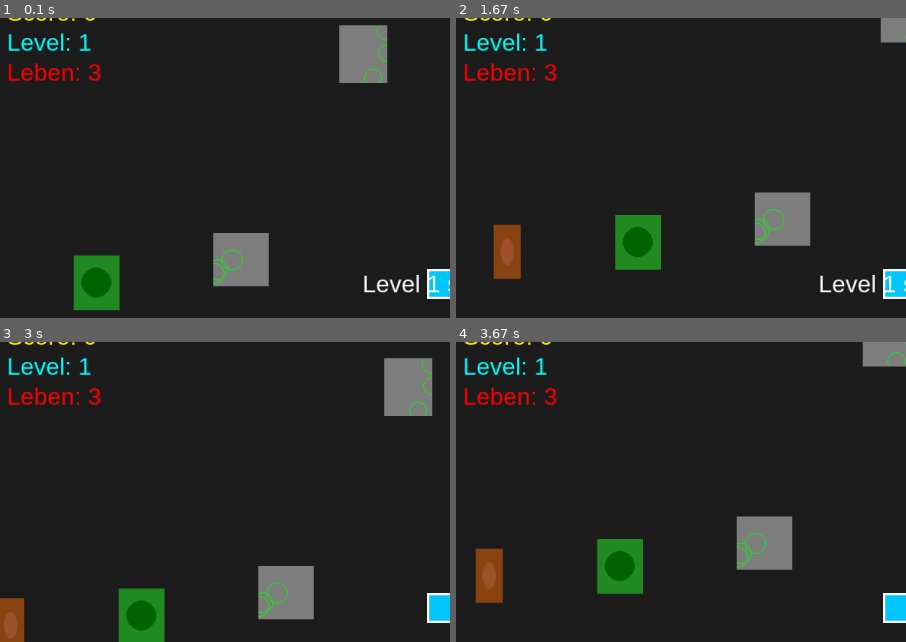
Above: before the commit, frames 1-4 (two rows, left to right).
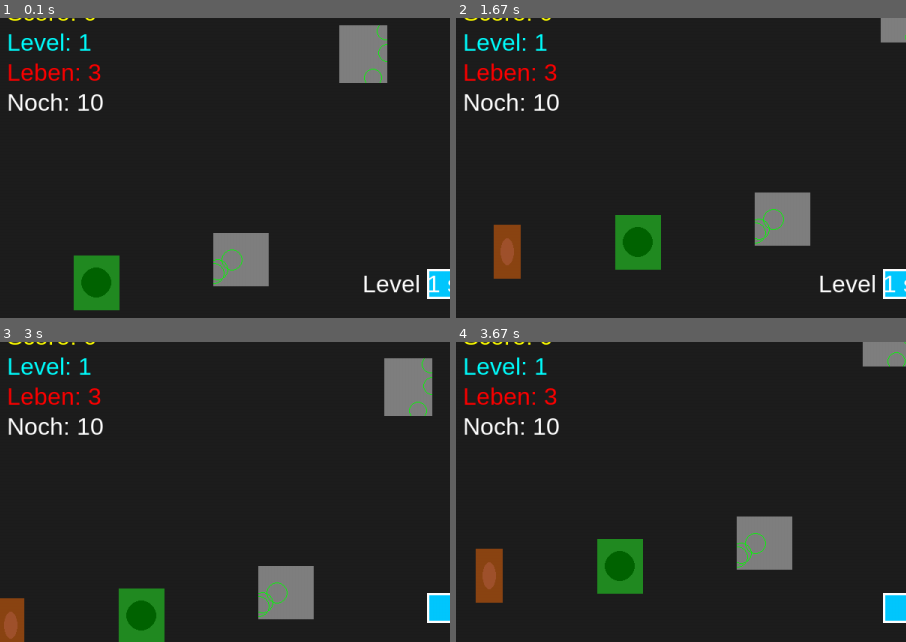
Above: after the commit, the same moments.

Repository: xXN1CG4M3RXx/TD-Pygame
Game: pygame game, started from td_game.py
Two runs of this game, one before a commit and one after it. Both use one fixed random seed, a clock stepped at 60 frames per second and the inputs below.
Inputs (mouse positions are % of the whole screen's width and height, from its top left):
- Up to frame 1 (0.1 s): no input
- Up to frame 2 (1.67 s): click "Level: 1" at 0.38 s; hold A 0.67-1.2 s; move the mouse to (48, 62) at 0.7 s; hold S 1.23-1.53 s; hold A from 1.57 s (still down)
- Up to frame 3 (3 s): release A at 1.97 s; hold W 2-2.37 s; hold D from 2.4 s (still down)
- Up to frame 4 (3.67 s): release D at 3.03 s; hold S 3.07-3.43 s; hold A from 3.47 s (still down)
The pictures show only the part of the screen within x 1-51%, y 6-56%; the shares and areas given below are measured in that part.

The runs differ from the first frame. In frame 1, 0.5% of the frame differs, in the area x 1-23%, y 25-31%; in frame 2, 0.5%; in frame 3, 0.5%; in frame 4, 0.5%.

Commit message:
death screen

Diff:
--- a/td_game.py
+++ b/td_game.py
@@ -7,7 +7,7 @@
 PLAYER_SIZE = 40
 ENEMY_SIZE = 40
 PLAYER_SPEED = 3
-ENEMY_SPEED = 2
+ENEMY_SPEED = PLAYER_SPEED
 BULLET_SPEED = 12
 FPS = 60
 NUM_OBSTACLES = 120
@@ -48,11 +48,11 @@
 		if fast:
 			self.image.fill((255, 140, 0))  # Orange für schnellen Gegner
 			pygame.draw.rect(self.image, (0,0,0), self.image.get_rect(), 3)
-			self.speed = ENEMY_SPEED * 1.4
+			self.speed = PLAYER_SPEED * 1.25
 		else:
 			self.image.fill((200, 50, 50))
 			pygame.draw.rect(self.image, (0,0,0), self.image.get_rect(), 3)
-			self.speed = ENEMY_SPEED
+			self.speed = PLAYER_SPEED
 		self.rect = self.image.get_rect(center=(x, y))
 		self.pos = pygame.Vector2(x, y)
 
@@ -107,15 +107,17 @@
 enemies = pygame.sprite.Group()
 bullets = pygame.sprite.Group()
 
+
 # --- Highscore, Level, Leben ---
 score = 0
 level = 1
-level_time = [20, 30, 40, 50, 60]  # Sekunden pro Level
-level_start_ticks = pygame.time.get_ticks()
+level_targets = [10, 20, 30, 40, 50]  # Gegner pro Level
+level_kills = 0
 level_show_ticks = pygame.time.get_ticks()
 show_level = True
 show_level_duration = 2000  # ms
 lives = 3
+level_spawned = 0
 
 
 # --- Gegner-Spawning ---
@@ -132,100 +134,151 @@
 	offset_y = max(0, min(MAP_HEIGHT-HEIGHT, offset_y))
 	return pygame.Vector2(offset_x, offset_y)
 
-# --- Hauptloop ---
+
+
+# --- Game-Over-Logik ---
+def reset_game():
+	global score, level, level_kills, level_spawned, lives, enemies, bullets, player, show_level, level_show_ticks
+	score = 0
+	level = 1
+	level_kills = 0
+	level_spawned = 0
+	lives = 3
+	enemies.empty()
+	bullets.empty()
+	player = Player(MAP_WIDTH//2, MAP_HEIGHT//2)
+	show_level = True
+	level_show_ticks = pygame.time.get_ticks()
+
+def draw_button(rect, text):
+	pygame.draw.rect(screen, (80,80,80), rect)
+	pygame.draw.rect(screen, (255,255,255), rect, 3)
+	txt = FONT.render(text, True, (255,255,255))
+	txt_rect = txt.get_rect(center=rect.center)
+	screen.blit(txt, txt_rect)
+
 running = True
+game_over = False
 while running:
 	clock.tick(FPS)
 	now = pygame.time.get_ticks()
 	seconds_since_start = (now - game_start_time) / 1000
-	seconds_in_level = (now - level_start_ticks) / 1000
 
 	for event in pygame.event.get():
 		if event.type == pygame.QUIT:
 			running = False
-		if event.type == pygame.MOUSEBUTTONDOWN and event.button == 1:
-			mx, my = pygame.mouse.get_pos()
-			cam_offset = get_camera_offset(player)
-			target = pygame.Vector2(mx + cam_offset.x, my + cam_offset.y)
-			direction = (target - player.pos).normalize()
-			bullets.add(Bullet(player.pos.x, player.pos.y, direction))
-
-	# Levelwechsel
-	if seconds_in_level > level_time[min(level-1, len(level_time)-1)]:
-		level += 1
-		level_start_ticks = now
-		show_level = True
-		level_show_ticks = now
-		enemies.empty()
-
-	# Levelanzeige
-	if show_level and now - level_show_ticks < show_level_duration:
-		pass
+		if not game_over:
+			if event.type == pygame.MOUSEBUTTONDOWN and event.button == 1:
+				mx, my = pygame.mouse.get_pos()
+				cam_offset = get_camera_offset(player)
+				target = pygame.Vector2(mx + cam_offset.x, my + cam_offset.y)
+				direction = (target - player.pos).normalize()
+				bullets.add(Bullet(player.pos.x, player.pos.y, direction))
+		else:
+			if event.type == pygame.MOUSEBUTTONDOWN and event.button == 1:
+				mx, my = pygame.mouse.get_pos()
+				if retry_btn.collidepoint(mx, my):
+					reset_game()
+					game_over = False
+					game_start_time = pygame.time.get_ticks()
+				if quit_btn.collidepoint(mx, my):
+					running = False
+
+	if not game_over:
+		# Levelwechsel: Nur wenn genug Gegner besiegt
+		if level_kills >= level_targets[min(level-1, len(level_targets)-1)]:
+			level += 1
+			level_kills = 0
+			level_spawned = 0
+			show_level = True
+			level_show_ticks = now
+			enemies.empty()
+
+		# Levelanzeige
+		if show_level and now - level_show_ticks < show_level_duration:
+			pass
+		else:
+			show_level = False
+
+		# Gegner-Spawning nach 3 Sekunden, dann alle SPAWN_INTERVAL Sekunden, aber nur bis zur Zielanzahl
+		if seconds_since_start > SPAWN_DELAY:
+			if (level_spawned < level_targets[min(level-1, len(level_targets)-1)]) and (now - last_spawn_time > SPAWN_INTERVAL * 1000):
+				ex = random.randint(0, MAP_WIDTH)
+				ey = random.randint(0, MAP_HEIGHT)
+				fast = level >= 3 and random.random() < 0.3  # Ab Level 3, 30% schnell
+				enemies.add(Enemy(ex, ey, fast=fast))
+				last_spawn_time = now
+				level_spawned += 1
+
+		keys = pygame.key.get_pressed()
+		player.update(keys)
+		enemies.update(player.pos)
+		bullets.update()
+
+		# Kollisionen
+		for bullet, hit_enemies in pygame.sprite.groupcollide(bullets, enemies, True, True).items():
+			for hit_enemy in hit_enemies:
+				if getattr(hit_enemy, 'speed', ENEMY_SPEED) > ENEMY_SPEED:
+					score += 2
+				else:
+					score += 1
+				level_kills += 1
+		hit_enemy = pygame.sprite.spritecollideany(player, enemies)
+		if hit_enemy:
+			lives -= 1
+			hit_enemy.kill()
+			if lives <= 0:
+				game_over = True
+
+		# Kamera Offset
+		cam_offset = get_camera_offset(player)
+
+		# --- Zeichnen ---
+		screen.fill((30, 30, 30))
+		for obs in obstacles:
+			screen.blit(obs.image, obs.rect.move(-cam_offset.x, -cam_offset.y))
+		for enemy in enemies:
+			screen.blit(enemy.image, enemy.rect.move(-cam_offset.x, -cam_offset.y))
+		for bullet in bullets:
+			screen.blit(bullet.image, bullet.rect.move(-cam_offset.x, -cam_offset.y))
+		screen.blit(player.image, player.rect.move(-cam_offset.x, -cam_offset.y))
+
+		# HUD: Highscore, Level, Leben, verbleibende Gegner
+		score_text = FONT.render(f"Score: {score}", True, (255,255,0))
+		screen.blit(score_text, (20, 20))
+		level_text = FONT.render(f"Level: {level}", True, (0,255,255))
+		screen.blit(level_text, (20, 60))
+		lives_text = FONT.render(f"Leben: {lives}", True, (255,0,0))
+		screen.blit(lives_text, (20, 100))
+		left_text = FONT.render(f"Noch: {max(0, level_targets[min(level-1, len(level_targets)-1)]-level_kills)}", True, (255,255,255))
+		screen.blit(left_text, (20, 140))
+
+		# Levelanzeige (groß, mittig)
+		if show_level and now - level_show_ticks < show_level_duration:
+			overlay = FONT.render(f"Level {level} startet!", True, (255,255,255))
+			rect = overlay.get_rect(center=(WIDTH//2, HEIGHT//2))
+			screen.blit(overlay, rect)
+
+		# Minimap
+		minimap = pygame.Surface((200, 133))
+		minimap.fill((50,50,50))
+		px = int(player.pos.x / MAP_WIDTH * 200)
+		py = int(player.pos.y / MAP_HEIGHT * 133)
+		pygame.draw.circle(minimap, (0,200,255), (px, py), 5)
+		screen.blit(minimap, (WIDTH-210, 10))
+
 	else:
-		show_level = False
-
-	# Gegner-Spawning nach 3 Sekunden, dann alle SPAWN_INTERVAL Sekunden
-	if seconds_since_start > SPAWN_DELAY:
-		if now - last_spawn_time > SPAWN_INTERVAL * 1000:
-			ex = random.randint(0, MAP_WIDTH)
-			ey = random.randint(0, MAP_HEIGHT)
-			fast = level >= 3 and random.random() < 0.3  # Ab Level 3, 30% schnell
-			enemies.add(Enemy(ex, ey, fast=fast))
-			last_spawn_time = now
-
-	keys = pygame.key.get_pressed()
-	player.update(keys)
-	enemies.update(player.pos)
-	bullets.update()
-
-	# Kollisionen
-	for bullet, hit_enemies in pygame.sprite.groupcollide(bullets, enemies, True, True).items():
-		for hit_enemy in hit_enemies:
-			if getattr(hit_enemy, 'speed', ENEMY_SPEED) > ENEMY_SPEED:
-				score += 2
-			else:
-				score += 1
-	hit_enemy = pygame.sprite.spritecollideany(player, enemies)
-	if hit_enemy:
-		lives -= 1
-		hit_enemy.kill()
-		if lives <= 0:
-			running = False  # Game Over
-
-	# Kamera Offset
-	cam_offset = get_camera_offset(player)
-
-	# --- Zeichnen ---
-	screen.fill((30, 30, 30))
-	for obs in obstacles:
-		screen.blit(obs.image, obs.rect.move(-cam_offset.x, -cam_offset.y))
-	for enemy in enemies:
-		screen.blit(enemy.image, enemy.rect.move(-cam_offset.x, -cam_offset.y))
-	for bullet in bullets:
-		screen.blit(bullet.image, bullet.rect.move(-cam_offset.x, -cam_offset.y))
-	screen.blit(player.image, player.rect.move(-cam_offset.x, -cam_offset.y))
-
-	# HUD: Highscore, Level, Leben
-	score_text = FONT.render(f"Score: {score}", True, (255,255,0))
-	screen.blit(score_text, (20, 20))
-	level_text = FONT.render(f"Level: {level}", True, (0,255,255))
-	screen.blit(level_text, (20, 60))
-	lives_text = FONT.render(f"Leben: {lives}", True, (255,0,0))
-	screen.blit(lives_text, (20, 100))
-
-	# Levelanzeige (groß, mittig)
-	if show_level and now - level_show_ticks < show_level_duration:
-		overlay = FONT.render(f"Level {level} startet!", True, (255,255,255))
-		rect = overlay.get_rect(center=(WIDTH//2, HEIGHT//2))
-		screen.blit(overlay, rect)
-
-	# Minimap
-	minimap = pygame.Surface((200, 133))
-	minimap.fill((50,50,50))
-	px = int(player.pos.x / MAP_WIDTH * 200)
-	py = int(player.pos.y / MAP_HEIGHT * 133)
-	pygame.draw.circle(minimap, (0,200,255), (px, py), 5)
-	screen.blit(minimap, (WIDTH-210, 10))
+		# --- Game Over Screen ---
+		screen.fill((30, 30, 30))
+		over_text = FONT.render("Du bist gestorben!", True, (255,0,0))
+		rect = over_text.get_rect(center=(WIDTH//2, HEIGHT//2-60))
+		screen.blit(over_text, rect)
+		score_text = FONT.render(f"Score: {score}", True, (255,255,0))
+		screen.blit(score_text, (WIDTH//2-80, HEIGHT//2))
+		retry_btn = pygame.Rect(WIDTH//2-120, HEIGHT//2+60, 100, 50)
+		quit_btn = pygame.Rect(WIDTH//2+20, HEIGHT//2+60, 100, 50)
+		draw_button(retry_btn, "Neu versuchen")
+		draw_button(quit_btn, "Beenden")
 
 	pygame.display.flip()
 
